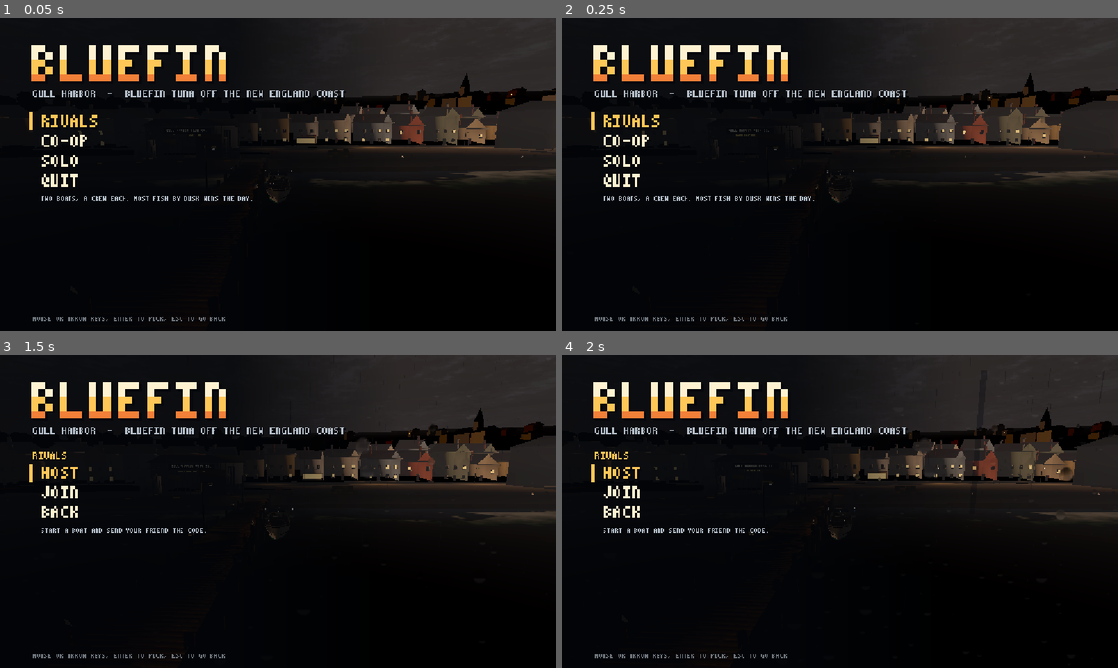
Above: before the commit, frames 1-4 (two rows, left to right).
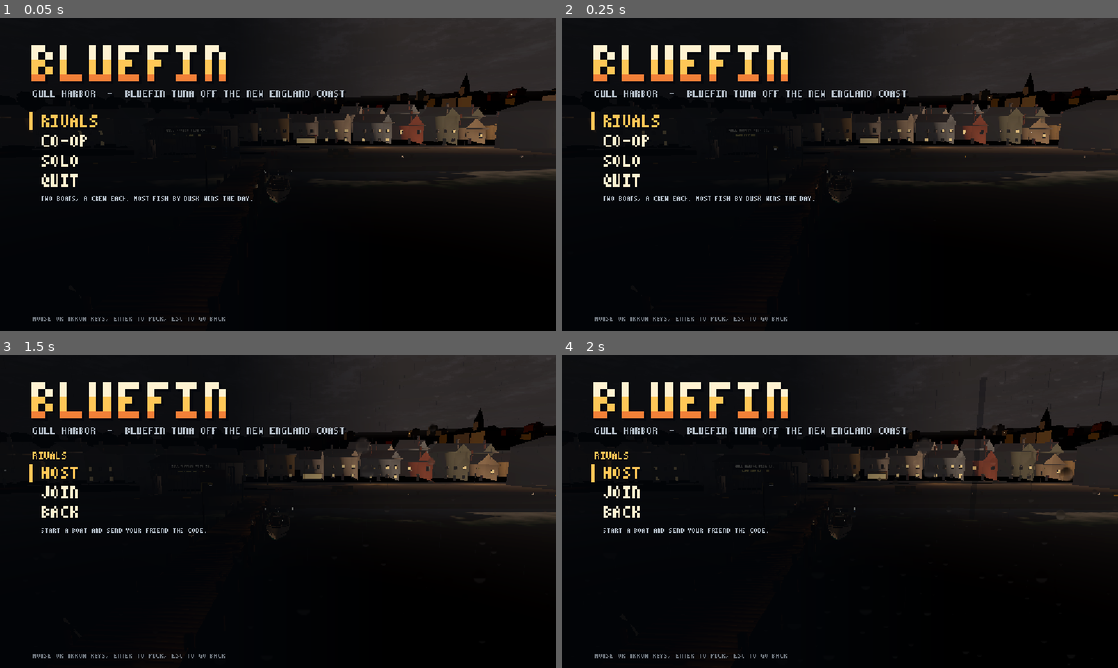
Above: after the commit, the same moments.

Repository: Kortev/Gull-Harbor
Game: Godot game, scene res://sea/sea.tscn
The game is run twice, just before and just after one commit, with the same random seed, the same clock (stepped at 60 frames per second) and the same inputs.
Inputs (mouse positions are in pixels of both pictures, inside the frame that each line leads up to):
- Up to frame 1 (0.05 s): no input
- Up to frame 2 (0.25 s): no input
- Up to frame 3 (1.5 s): tap Enter at 0.5 s; move the mouse to (400, 495) at 0.52 s; hold D (move_right) 0.53-1.25 s; hold - (dev_panel) 0.53-1.25 s; click (400, 495) at 0.67 s; tap Space (jump) at 0.77, 1.07 s; drag from (166, 527) to (250, 574) at 1.27 s
- Up to frame 4 (2 s): no input

The runs differ from the first frame. In frame 1, less than 0.1% of the frame differs, in the area x 35-100%, y 23-59%; in frame 2, less than 0.1%; in frame 3, 0.2%; in frame 4, 0.2%, in the area x 20-100%, y 21-60%.

Commit message:
The sea's small stuff rises and falls where it is instead of streaming past a still boat
Standing still, the chop and ripples read like a boat under way: every short wave in the
spectrum ran downwind, so the chop's pattern slid along at 3.5 m/s and the ripples' at 0.9;
the rough patches they ride drifted at 4 to 12 m/s; and the foam's grain scrolled due east
on its own. Now the short tiles have a share running back into the wind (as real short waves
do), so they mostly undulate in place (the chop's pattern drifts at 2 m/s, the ripples' at
0.3; still mostly with the wind); the patches drift at about the chop's group speed (1.5 to
5 m/s); and the grain is the water's own, riding the swell to and fro. Heights unchanged
(each tile is still scaled to the same significant height); the swell still all goes one way.

Co-Authored-By: Claude Opus 5.5 <noreply@anthropic.com>

Diff:
--- a/sea/ocean.gd
+++ b/sea/ocean.gd
@@ -51,8 +51,9 @@
 const CALM := [3.2, 0.5, 0.5, 0.0]
 const RAIN := [5.8, 0.6, 0.68, 0.45]
 const STORM := [12.0, 0.9, 0.9, 1.0]
-## How fast the rough patches drift with the wind (m/s), calm to storm.
-const GUSTS := Vector2(4.0, 12.0)
+## How fast the rough patches drift with the wind (m/s), calm to storm: about the speed the chop's groups go, slow
+## enough that the ripples riding them don't seem to stream past a boat that's lying still (at 4 to 12 they did).
+const GUSTS := Vector2(1.5, 5.0)
 ## The swell comes in sets: wide bands where it's bigger, then smaller, travelling with the wind at about the speed a
 ## group of long waves goes (half their own speed). SETS_SCALE m across the noise (the bands are a few hundred m), the
 ## speed in m/s; the chop's rough and smooth stretches, as wide again, drift slower.
--- a/sea/ocean.gdshader
+++ b/sea/ocean.gdshader
@@ -405,7 +405,8 @@
 	// fine detail fades out far off, where it would only sparkle
 	float far = smoothstep(0.08, 0.6, length(fwidth(q)));
 	vec2 qk = mod(local.xz + origin_km, 1000.0);
-	float grain = texture(noise, qk * 0.045 + vec2(wave_time * 0.01, 0.0)).g;
+	// (the foam's grain is the water's own: it rides the swell to and fro with it, never sliding over it on its own)
+	float grain = texture(noise, qk * 0.045).g;
 	// whitecaps on the crests
 	float edge = 1.0 - 0.55 * whitecaps - 0.12 * spume - 0.2 * white;
 	// (soft-edged, a little lacy: painted foam, not hard pixels)
--- a/sea/ocean_spectrum.gd
+++ b/sea/ocean_spectrum.gd
@@ -13,11 +13,15 @@
 
 const N := 256
 ## Each tile: its size (m), the band of wavelengths it holds (longest, shortest, m), where its hump is (m), how wide
-## the hump is (ln units), and how tightly its waves follow the wind (cos^2s spreading).
+## the hump is (ln units), how tightly its waves follow the wind (cos^2s spreading), and how much of it runs back up
+## into the wind (a second lobe, that share of the first). Short waves go every way, mostly with the wind: met
+## head-on by others coming back, they rise and fall where they are instead of all streaming downwind together (the
+## chop's pattern drifts at 2 m/s and the ripples' at 0.3, not 3.5 and 0.9, which read as a boat under way when she's
+## still). The swell all goes one way.
 const CASCADES := [
-	{"size": 1100.0, "band": Vector2(1100.0, 32.0), "peak": 75.0, "width": 0.4, "spread": 14.0},
-	{"size": 233.0, "band": Vector2(32.0, 9.0), "peak": 16.0, "width": 0.6, "spread": 4.0},
-	{"size": 47.0, "band": Vector2(9.0, 0.35), "peak": 3.0, "width": 0.9, "spread": 1.0},
+	{"size": 1100.0, "band": Vector2(1100.0, 32.0), "peak": 75.0, "width": 0.4, "spread": 14.0, "back": 0.0},
+	{"size": 233.0, "band": Vector2(32.0, 9.0), "peak": 16.0, "width": 0.6, "spread": 4.0, "back": 0.3},
+	{"size": 47.0, "band": Vector2(9.0, 0.35), "peak": 3.0, "width": 0.9, "spread": 1.0, "back": 0.5},
 ]
 const G := 9.81
 
@@ -43,6 +47,7 @@
 		var k_peak := TAU / float(spec["peak"])
 		var width := float(spec["width"])
 		var s := float(spec["spread"])
+		var back := float(spec["back"])
 		var dk := TAU / size
 		var amp := PackedFloat32Array()
 		var phase := PackedFloat32Array()
@@ -63,7 +68,7 @@
 					continue
 				var hump := exp(-pow(log(k / k_peak), 2.0) / (2.0 * width * width))
 				var turn := wrapf(atan2(kz, kx) - away, -PI, PI)
-				var dir := pow(maxf(cos(turn * 0.5), 0.0), 2.0 * s)
+				var dir := pow(maxf(cos(turn * 0.5), 0.0), 2.0 * s) + back * pow(absf(sin(turn * 0.5)), 2.0 * s)
 				# (a density in k-space: the k^-2 keeps the energy right as the grid's points spread out)
 				var e := hump * dir / (k * k) * dk * dk
 				var a := sqrt(e) * sqrt(g1 * g1 + g2 * g2) * 0.7071
